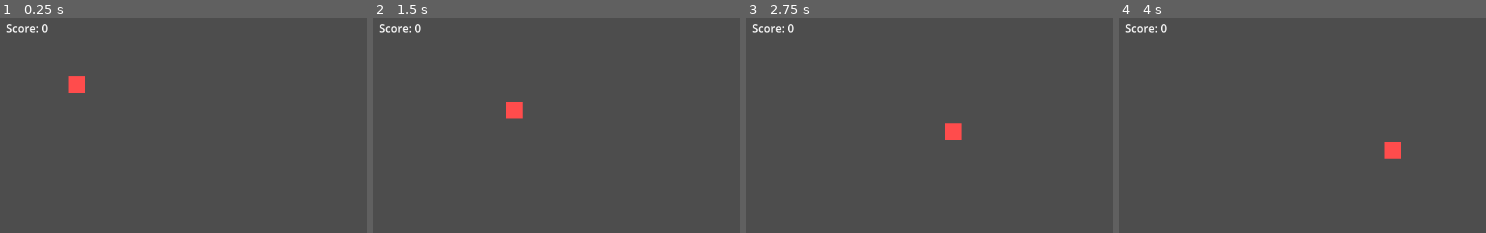
Above: before the commit, frames 1-4 (left to right).
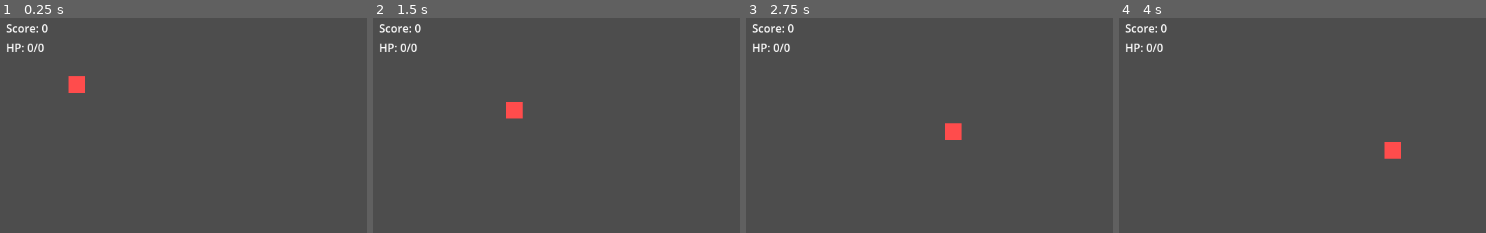
Above: after the commit, the same moments.

Repository: YodaTheCoder/godot-agent-bench
Game: Godot game, scene res://scenes/main.tscn
Two runs of this game, one before a commit and one after it. Both use one fixed random seed, a clock stepped at 60 frames per second and the inputs below.
Inputs (mouse positions are % of the whole screen's width and height, from its top left):
- Up to frame 1 (0.25 s): no input
- Up to frame 2 (1.5 s): tap Enter (ui_accept) at 0.5, 0.77 s; move the mouse to (78, 45) at 0.52 s; hold Right (ui_right) 0.53-1.25 s; hold Shift 0.53-1.25 s; click (78, 45) at 0.67 s; drag from (32, 55) to (48, 71) at 1.27 s
- Up to frame 3 (2.75 s): move the mouse to (65, 27) at 2.02 s; hold Right (ui_right) from 2.03 s (still down); tap Ctrl at 2.1 s
- Up to frame 4 (4 s): release Right (ui_right) at 2.75 s; drag from (48, 71) to (21, 34) at 2.77 s; move the mouse to (86, 66) at 3.52 s; hold Left (ui_left) from 3.53 s (still down); tap Alt at 3.6 s; tap Enter (ui_accept) at 3.77 s
The pictures show only the part of the screen within x 0-50%, y 0-50%; the shares and areas given below are measured in that part.

The runs differ from the first frame. In frame 1, 0.2% of the frame differs, in the area x 1-12%, y 11-16%; in frame 2, 0.2%; in frame 3, 0.2%; in frame 4, 0.2%.

Commit message:
calibration-frontier-202610311458 008-hud-health r1

Diff:
--- a/scenes/hud.tscn
+++ b/scenes/hud.tscn
@@ -11,3 +11,10 @@
 offset_right = 216.0
 offset_bottom = 39.0
 text = "Score: 0"
+
+[node name="HealthLabel" type="Label" parent="."]
+offset_left = 16.0
+offset_top = 44.0
+offset_right = 216.0
+offset_bottom = 67.0
+text = "HP: 0/0"
--- a/scripts/components/health.gd
+++ b/scripts/components/health.gd
@@ -2,6 +2,7 @@
 extends Node
 
 signal died
+signal health_changed(current: int, max_health: int)
 
 @export var max_health := 100
 
@@ -15,10 +16,16 @@
 func damage(amount: int) -> void:
 	if current == 0:
 		return
+	var previous := current
 	current = maxi(current - amount, 0)
+	if current != previous:
+		health_changed.emit(current, max_health)
 	if current == 0:
 		died.emit()
 
 
 func heal(amount: int) -> void:
+	var previous := current
 	current += amount
+	if current != previous:
+		health_changed.emit(current, max_health)
--- a/scripts/hud.gd
+++ b/scripts/hud.gd
@@ -2,7 +2,27 @@
 extends CanvasLayer
 
 @onready var score_label: Label = $ScoreLabel
+@onready var health_label: Label = $HealthLabel
+
+var _health: Health
 
 
-func _process(_delta: float) -> void:
-	score_label.text = "Score: %d" % ScoreManager.score
+func _ready() -> void:
+	_on_score_changed(ScoreManager.score)
+	ScoreManager.score_changed.connect(_on_score_changed)
+
+
+func bind_health(h: Health) -> void:
+	if _health and is_instance_valid(_health) and _health.health_changed.is_connected(_on_health_changed):
+		_health.health_changed.disconnect(_on_health_changed)
+	_health = h
+	_on_health_changed(h.current, h.max_health)
+	h.health_changed.connect(_on_health_changed)
+
+
+func _on_score_changed(score: int) -> void:
+	score_label.text = "Score: %d" % score
+
+
+func _on_health_changed(current: int, max_health: int) -> void:
+	health_label.text = "HP: %d/%d" % [current, max_health]
--- a/scripts/score_manager.gd
+++ b/scripts/score_manager.gd
@@ -1,11 +1,15 @@
 extends Node
+
+signal score_changed(score: int)
 
 var score: int
 
 
 func add_points(n: int) -> void:
 	score += n
+	score_changed.emit(score)
 
 
 func reset() -> void:
 	score = 0
+	score_changed.emit(score)
--- a/tests/regression/test_health.gd
+++ b/tests/regression/test_health.gd
@@ -35,3 +35,19 @@
 	health.damage(50)
 	health.heal(20)
 	assert_eq(health.current, 70)
+
+
+func test_health_changed_emitted_on_damage_and_heal() -> void:
+	watch_signals(health)
+	health.damage(30)
+	assert_signal_emitted_with_parameters(health, "health_changed", [70, 100], 0)
+	health.heal(5)
+	assert_signal_emitted_with_parameters(health, "health_changed", [75, 100], 1)
+	assert_signal_emit_count(health, "health_changed", 2)
+
+
+func test_health_changed_not_emitted_when_dead() -> void:
+	health.damage(100)
+	watch_signals(health)
+	health.damage(10)
+	assert_signal_not_emitted(health, "health_changed")
--- /dev/null
+++ b/tests/regression/test_hud.gd
@@ -0,0 +1,66 @@
+extends GutTest
+
+const HudScene := preload("res://scenes/hud.tscn")
+
+var hud: HUD
+var health: Health
+
+
+func before_each() -> void:
+	ScoreManager.reset()
+	hud = HudScene.instantiate()
+	add_child_autofree(hud)
+	health = Health.new()
+	health.max_health = 100
+	add_child_autofree(health)
+
+
+func after_each() -> void:
+	ScoreManager.reset()
+
+
+func test_health_label_is_child_label() -> void:
+	assert_is(hud.health_label, Label)
+	assert_eq(hud.health_label, hud.get_node("HealthLabel"))
+
+
+func test_bind_health_sets_label_immediately() -> void:
+	var h := Health.new()
+	h.max_health = 40
+	add_child_autofree(h)
+	hud.bind_health(h)
+	assert_eq(hud.health_label.text, "HP: 40/40")
+
+
+func test_health_label_follows_changes() -> void:
+	hud.bind_health(health)
+	health.damage(30)
+	assert_eq(hud.health_label.text, "HP: 70/100")
+	health.heal(10)
+	assert_eq(hud.health_label.text, "HP: 80/100")
+	health.damage(500)
+	assert_eq(hud.health_label.text, "HP: 0/100")
+
+
+func test_rebinding_stops_following_old_health() -> void:
+	hud.bind_health(health)
+	var other := Health.new()
+	other.max_health = 50
+	add_child_autofree(other)
+	hud.bind_health(other)
+	health.damage(30)
+	assert_eq(hud.health_label.text, "HP: 50/50")
+
+
+func test_score_label_follows_score_manager() -> void:
+	assert_eq(hud.score_label.text, "Score: 0")
+	ScoreManager.add_points(10)
+	assert_eq(hud.score_label.text, "Score: 10")
+	ScoreManager.reset()
+	assert_eq(hud.score_label.text, "Score: 0")
+
+
+func test_hud_does_not_poll() -> void:
+	var names: Array = hud.get_script().get_script_method_list().map(func(m): return m.name)
+	assert_does_not_have(names, "_process")
+	assert_does_not_have(names, "_physics_process")
--- a/tests/regression/test_score.gd
+++ b/tests/regression/test_score.gd
@@ -19,3 +19,11 @@
 	ScoreManager.add_points(10)
 	ScoreManager.reset()
 	assert_eq(ScoreManager.score, 0)
+
+
+func test_score_changed_emitted_on_add_and_reset() -> void:
+	watch_signals(ScoreManager)
+	ScoreManager.add_points(10)
+	assert_signal_emitted_with_parameters(ScoreManager, "score_changed", [10], 0)
+	ScoreManager.reset()
+	assert_signal_emitted_with_parameters(ScoreManager, "score_changed", [0], 1)
Not shown, added: tests/regression/test_hud.gd.uid
